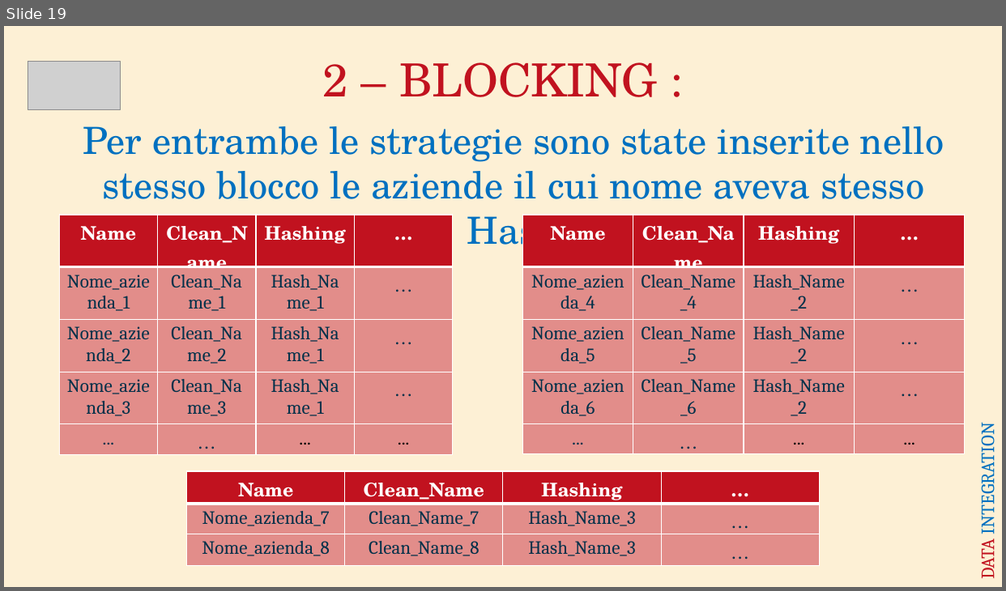
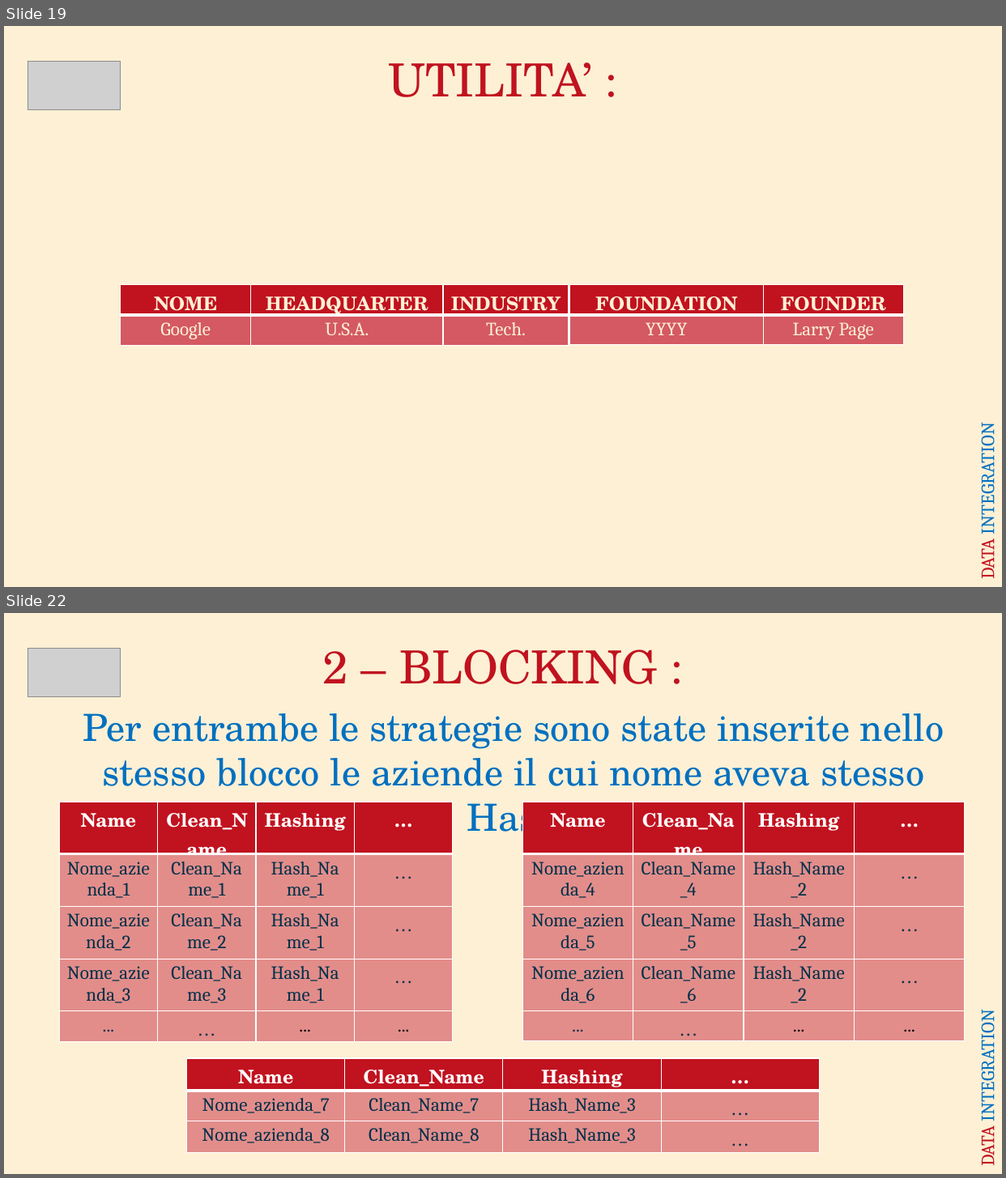
Before and after one commit to AntonioSouls/IDD_HOMEWORK5_Data-Integration, a slide deck: Data Integration Presentazione.pptx. Shown one above the other, each under a label of ours: slide 19 before the commit, slides 19 and 22 after it; the slides between them are not shown. The pictures are 1006x591 and 1006x1178 pixels, drawn with LibreOffice and Linux fonts; fonts in the diff are those of the drawing; grey boxes stand for pictures. Boxes give left, top, right and bottom in pixels: in the first picture for what was removed or moved away, otherwise in the second. Text is boxed around its words. In the diff, an @@ line names an element or a change of style, - is before the commit and + after.

```diff
--- a/Data Integration Presentazione.pptx
+++ b/Data Integration Presentazione.pptx
@@ slide 19 added at (4,26,1002,587), background #FDF0D5 @@
@@ picture added at (28,62,120,110) @@
@@ text added at (388,62,592,97), 44 pt, text #C1121F @@
+UTILITA’ :
@@ table added at (120,285,569,346), 2 rows, 3 columns @@
+NOME | HEADQUARTER | INDUSTRY
+Google | U.S.A. | Tech.
@@ table added at (403,285,904,345), 2 rows, 3 columns @@
+NOME | FOUNDATION | FOUNDER
+Google | YYYY | Larry Page
@@ text added at (974,433,999,579), 18 pt, text #0070C0 @@
+DATA INTEGRATION
@@ what was slide 19 is now slide 22 @@
```
Also in this commit, not shown: 13 slides changed, 4 other slides added, 2 slides removed.
